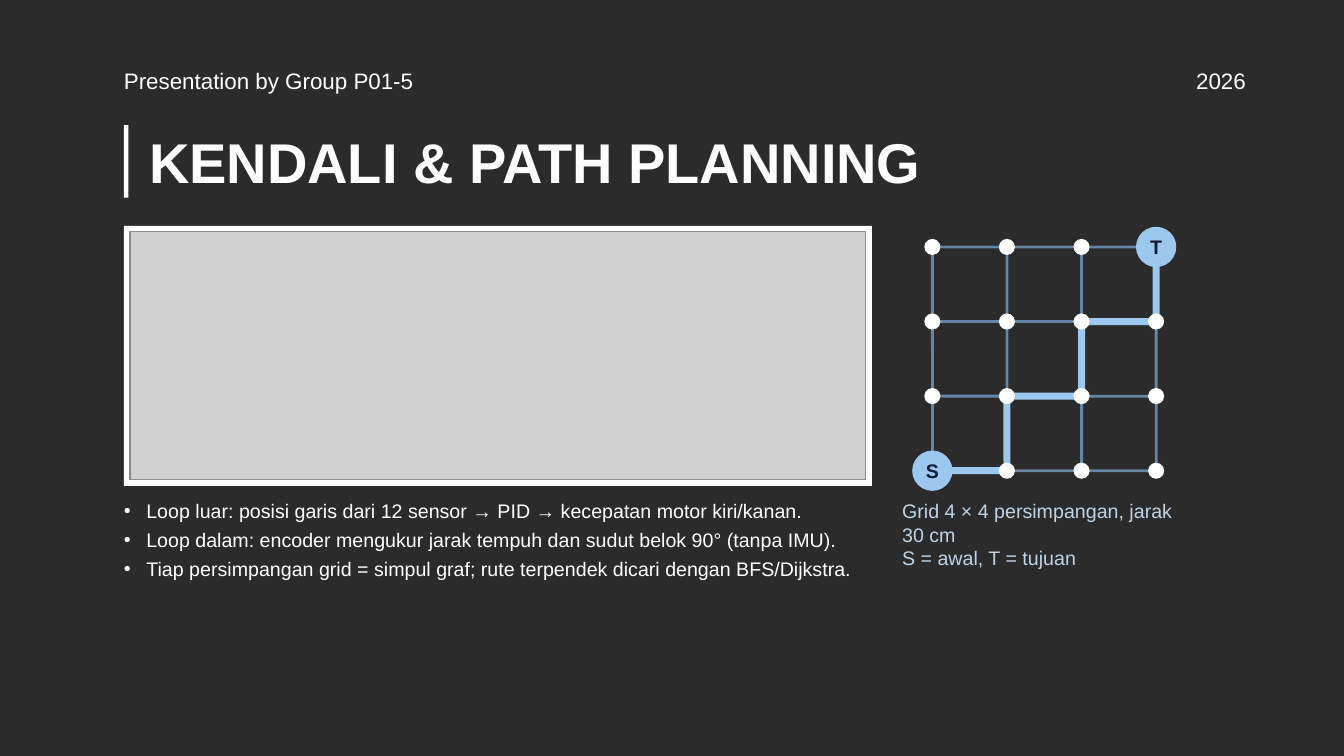
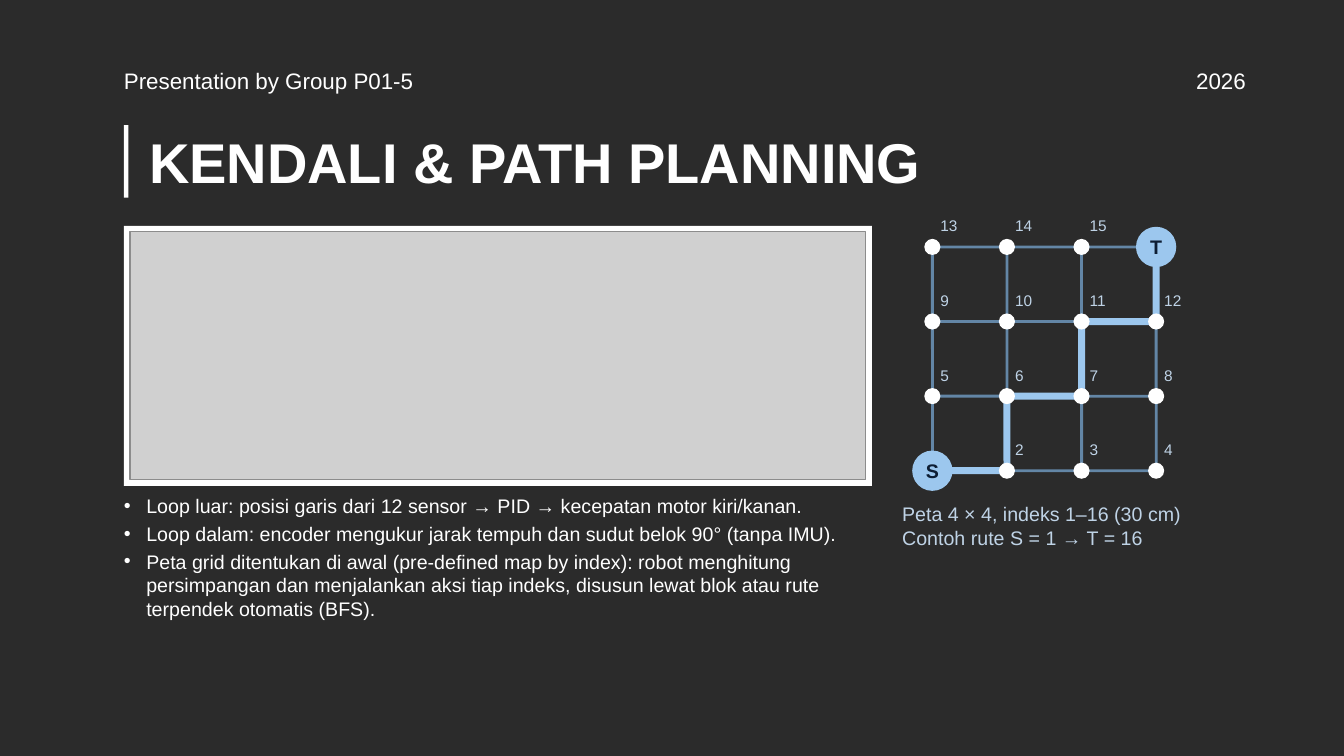
Before and after one commit to Mervs111/Line-Follower-Racer, a slide deck: slide 8 of docs/pitching-rab/LFM_Pitching_RAB_P01-5.pptx. Drawn at 1344x756 pixels with LibreOffice and Linux fonts; fonts in the diff are those of the drawing; grey boxes stand for pictures; background and template pictures are left out; a plain dark background stands for a picture behind light text. Boxes give left, top, right and bottom in pixels: in the first picture for what was removed or moved away, otherwise in the second. Text is boxed around its words. In the diff, an @@ line names an element or a change of style, - is before the commit and + after.

```diff
--- a/docs/pitching-rab/LFM_Pitching_RAB_P01-5.pptx
+++ b/docs/pitching-rab/LFM_Pitching_RAB_P01-5.pptx
@@ text added at bbox=[940, 220, 957, 231], 11 pt, text #BFD3E6 @@
+13
@@ text added at bbox=[1015, 220, 1032, 231], 11 pt, text #BFD3E6 @@
+14
@@ text added at bbox=[1090, 220, 1107, 231], 11 pt, text #BFD3E6 @@
+15
@@ text added at bbox=[940, 295, 949, 306], 11 pt, text #BFD3E6 @@
+9
@@ text added at bbox=[1015, 295, 1032, 306], 11 pt, text #BFD3E6 @@
+10
@@ text added at bbox=[1090, 295, 1106, 306], 11 pt, text #BFD3E6 @@
+11
@@ text added at bbox=[1164, 295, 1181, 306], 11 pt, text #BFD3E6 @@
+12
@@ text added at bbox=[940, 370, 949, 381], 11 pt, text #BFD3E6 @@
+5
@@ text added at bbox=[1015, 370, 1024, 381], 11 pt, text #BFD3E6 @@
+6
@@ text added at bbox=[1090, 370, 1099, 381], 11 pt, text #BFD3E6 @@
+7
@@ text added at bbox=[1164, 370, 1173, 381], 11 pt, text #BFD3E6 @@
+8
@@ text added at bbox=[1015, 444, 1024, 455], 11 pt, text #BFD3E6 @@
+2
@@ text added at bbox=[1090, 444, 1099, 455], 11 pt, text #BFD3E6 @@
+3
@@ text added at bbox=[1164, 444, 1173, 455], 11 pt, text #BFD3E6 @@
+4
@@ text at bbox=[146, 498, 836, 545]: less space between paragraphs @@
@@ text at bbox=[902, 506, 1181, 545]: text changed @@
-Grid 4 × 4 persimpangan, jarak 30 cm
-S = awal, T = tujuan
+Peta 4 × 4, indeks 1–16 (30 cm)
+Contoh rute S = 1 → T = 16
@@ text at bbox=[146, 554, 819, 620]: text changed @@
-• Tiap persimpangan grid = simpul graf; rute terpendek dicari dengan BFS/Dijkstra.
+• Peta grid ditentukan di awal (pre-defined map by index): robot menghitung persimpangan dan menjalankan aksi tiap indeks, disusun lewat blok atau rute terpendek otomatis (BFS).
```
Also in this commit, not shown: 3 other slides changed, 8 other files.
